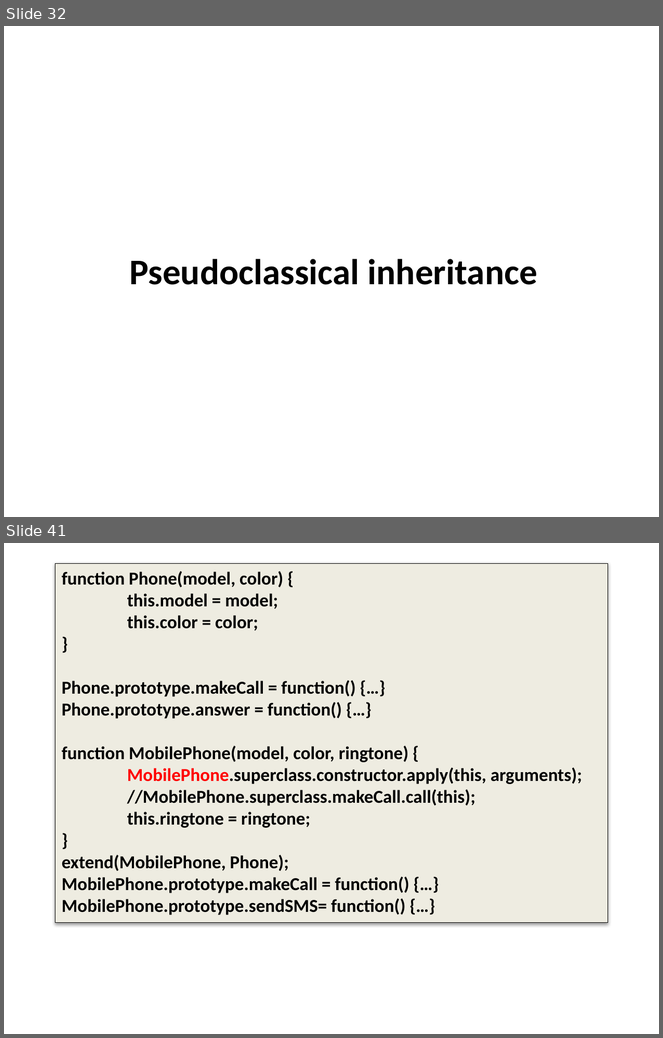
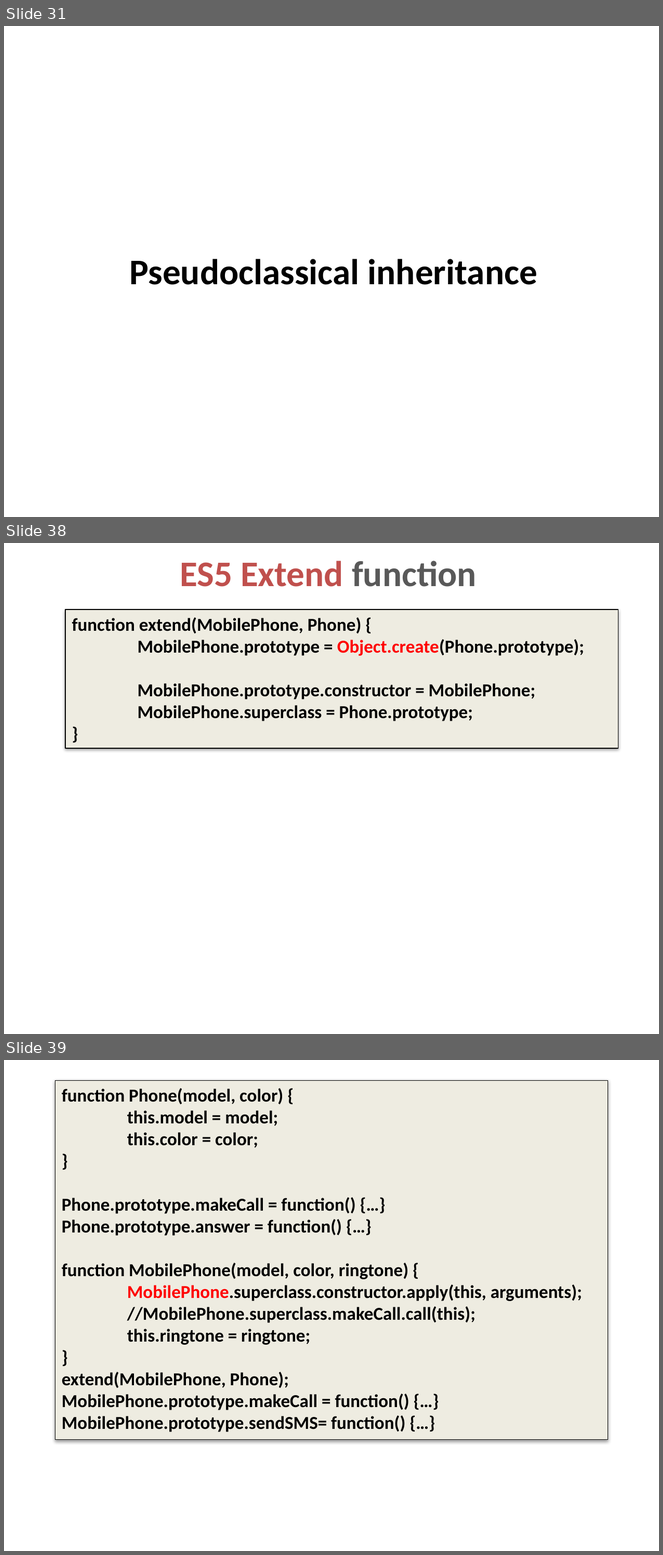
Before and after one commit to dzmitry-varabei/front-end-course, a slide deck: inheritance-in-javascript/Inheritance.pptx. Shown one above the other, each under a label of ours: slides 32 and 41 before the commit, slides 31, 38 and 39 after it; the slides between them are not shown. The pictures are 663x1038 and 663x1555 pixels, drawn with LibreOffice and Linux fonts; fonts in the diff are those of the drawing. Boxes give left, top, right and bottom in pixels: in the first picture for what was removed or moved away, otherwise in the second. Text is boxed around its words. In the diff, an @@ line names an element or a change of style, - is before the commit and + after.

```diff
--- a/inheritance-in-javascript/Inheritance.pptx
+++ b/inheritance-in-javascript/Inheritance.pptx
@@ slide 38 added at (4,543,659,1034), background #FFFFFF @@
@@ title added at (180,561,477,587), 39.6 pt, text #C0504D, bold @@
+ES5 Extend function
@@ rectangle added at (65,610,619,749), fill #EEECE1, outline #000000 0.75 pt, 20 pt, text #000000, bold @@
+function extend(MobilePhone, Phone) {
+MobilePhone.prototype = Object.create(Phone.prototype);
+MobilePhone.prototype.constructor = MobilePhone;
+MobilePhone.superclass = Phone.prototype;
+}
@@ what was slide 32 is now slide 31 @@
@@ what was slide 41 is now slide 39 @@
```
Also in this commit, not shown: 11 slides changed, 6 slides removed.
